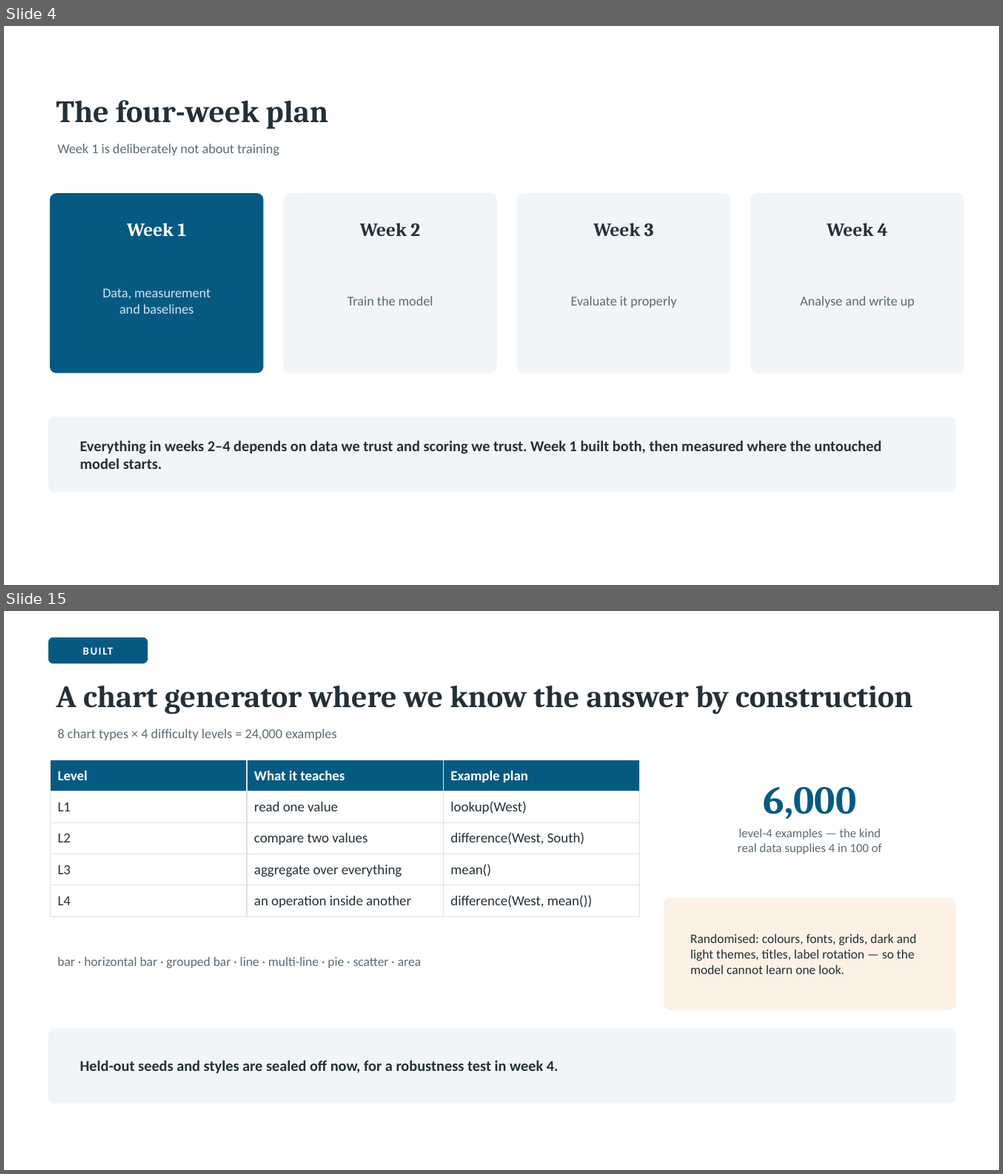
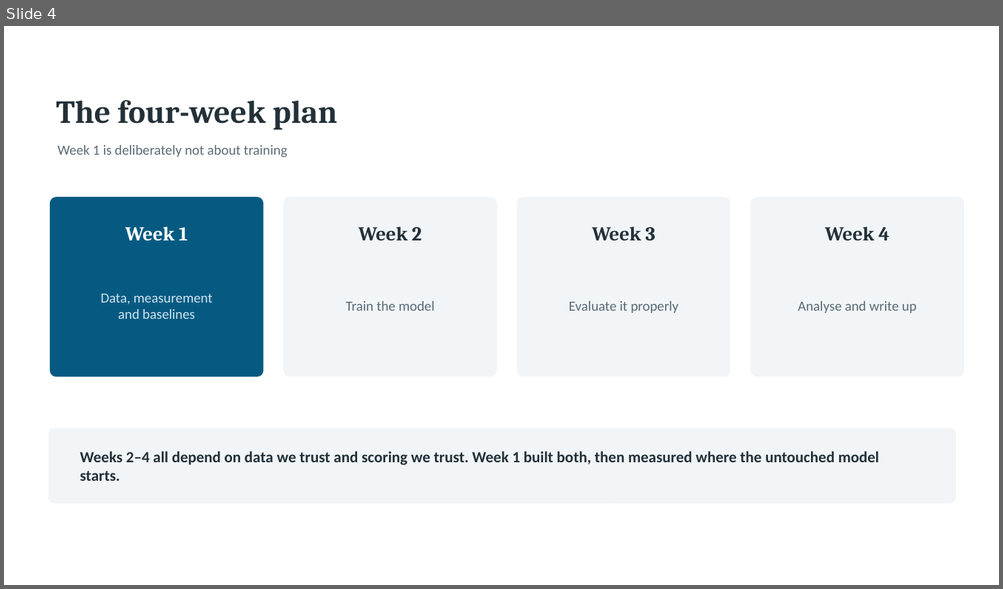
Before and after one commit to Ahmed-Elghazaly/chartqa-dual-target, a slide deck: presentation/ChartQA-Week1.pptx. Shown one above the other, each under a label of ours: slides 4 and 15 before the commit, slide 4 after it; the slides between them are not shown. The pictures are 1003x1174 and 1003x589 pixels, drawn with LibreOffice and Linux fonts; fonts in the diff are those of the drawing. Boxes give left, top, right and bottom in pixels: in the first picture for what was removed or moved away, otherwise in the second. Text is boxed around its words. In the diff, an @@ line names an element or a change of style, - is before the commit and + after.

```diff
--- a/presentation/ChartQA-Week1.pptx
+++ b/presentation/ChartQA-Week1.pptx
@@ slide 15 removed at box(4, 611, 999, 1170), background #FFFFFF @@
@@ rounded rectangle removed at box(48, 638, 148, 664) @@
@@ text removed at box(48, 638, 148, 664) @@
-BUILT
@@ text removed at box(56, 685, 913, 715) @@
-A chart generator where we know the answer by construction
@@ text removed at box(57, 729, 336, 741) @@
-8 chart types × 4 difficulty levels = 24,000 examples
@@ table removed at box(51, 760, 639, 911), 5 rows, 3 columns @@
-Level | What it teaches | Example plan
-L1 | read one value | lookup(West)
-L2 | compare two values | difference(West, South)
-L3 | aggregate over everything | mean()
-L4 | an operation inside another | difference(West, mean())
@@ text removed at box(763, 787, 856, 820) @@
-6,000
@@ text removed at box(737, 829, 882, 854) @@
-level-4 examples — the kind
-real data supplies 4 in 100 of
@@ rounded rectangle removed at box(664, 898, 956, 1010) @@
@@ text removed at box(690, 934, 916, 974) @@
-Randomised: colours, fonts, grids, dark and light themes, titles, label rotation — so the model cannot learn one look.
@@ text removed at box(57, 957, 421, 968) @@
-bar · horizontal bar · grouped bar · line · multi-line · pie · scatter · area
@@ rounded rectangle removed at box(48, 1029, 956, 1103) @@
@@ text removed at box(80, 1060, 558, 1073) @@
-Held-out seeds and styles are sealed off now, for a robustness test in week 4.
@@ slide 4 changed as well @@
@@ text "The four-week plan" at box(56, 100, 337, 130): size 30 to 31 pt @@
@@ 4 texts, 4 rounded rectangles: place and size @@
-4 texts, 4 rounded rectangles at box(51, 194, 964, 373)
+4 texts, 4 rounded rectangles at box(51, 198, 964, 377)
@@ size 18 to 19 pt in 4 elements at box(125, 227, 188, 241), box(358, 227, 421, 241), box(592, 227, 655, 241), box(825, 227, 889, 241) @@
@@ size 13 to 13.5 pt in 5 elements at box(57, 145, 287, 157), box(101, 294, 213, 319), box(346, 301, 435, 311), box(569, 301, 679, 313), box(797, 301, 916, 313) @@
@@ rounded rectangle: place and size @@
-rounded rectangle at box(48, 417, 956, 492)
+rounded rectangle at box(48, 429, 956, 503)
@@ text at box(80, 452, 879, 481): text changed; size 14.5 to 15 pt @@
-Everything in weeks 2–4 depends on data we trust and scoring we trust. Week 1 built both, then measured where the untouched model starts.
+Weeks 2–4 all depend on data we trust and scoring we trust. Week 1 built both, then measured where the untouched model starts.
```
Also in this commit, not shown: 4 other slides changed, 9 slides added, 13 other slides removed, 7 other files.
